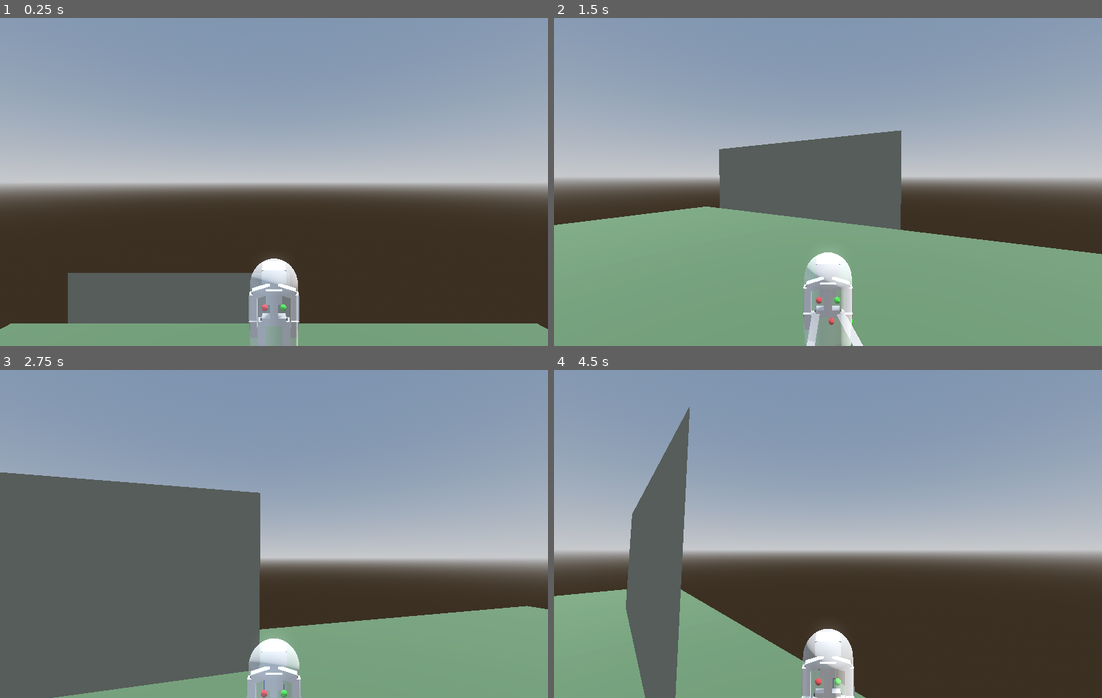
Above: before the commit, frames 1-4 (two rows, left to right).
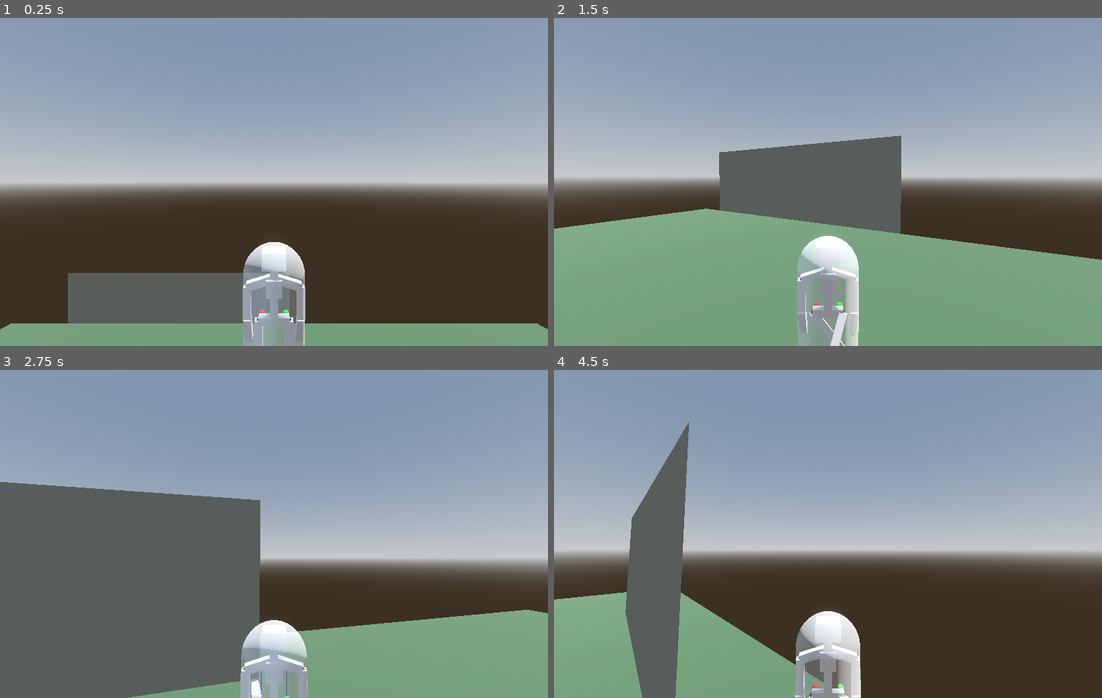
Above: after the commit, the same moments.

Repository: marcolatellafrias/character-parametric
Game: Godot game, scene res://Scenes/Demo.tscn
Two runs of this game, one before a commit and one after it. Both use one fixed random seed, a clock stepped at 60 frames per second and the inputs below.
Inputs (mouse positions are in pixels of both pictures, inside the frame that each line leads up to):
- Up to frame 1 (0.25 s): no input
- Up to frame 2 (1.5 s): move the mouse to (855, 182) at 0.52 s; hold E 0.53-1.28 s; hold W (move_forward) from 0.53 s (still down); tap Space (jump) at 0.77 s; move the mouse to (800, 182) at 1.27 s; tap Q at 1.35 s
- Up to frame 3 (2.75 s): keep holding W (move_forward); tap Space (jump) at 1.52 s; move the mouse to (284, 527) at 2.02 s; hold E from 2.03 s (still down)
- Up to frame 4 (4.5 s): keep holding W (move_forward); move the mouse to (822, 540) at 2.77 s; release E at 2.78 s; tap Q at 2.85, 4.35 s; tap Space (jump) at 3.02, 3.77 s; move the mouse to (866, 537) at 3.52 s; hold E 3.53-4.28 s; move the mouse to (784, 530) at 4.27 s

The runs differ from the first frame. In frame 1, 2.2% of the frame differs, in the area x 44-56%, y 68-100%; in frame 2, 4.0%; in frame 3, 4.8%, in the area x 0-100%, y 31-100%; in frame 4, 3.0%.

Commit message:
Descripción del cambio (por ejemplo: agregar animación de salto)

Diff:
--- a/scripts/bone_instantiator.gd
+++ b/scripts/bone_instantiator.gd
@@ -1,7 +1,7 @@
 extends Node3D
 
 #ALTURA DEL PERSONAJE
-@export var feet_to_head_height := 1.4: #This excludes arms and horizontal bones,
+@export var feet_to_head_height := 1.8: #This excludes arms and horizontal bones,
 	set(value):
 		feet_to_head_height = value
 		initialize_skeleton()
--- a/scripts/ik_util.gd
+++ b/scripts/ik_util.gd
@@ -70,13 +70,77 @@
 static var _last_step_leg_id: int = -1  # usamos instance_id() del current_target
 
 # --- IK update con arbitraje por frame + alternancia -------------
+# --- NUEVO: helpers para medir por pierna y arbitrar por distancia ---
+
+static func _store_leg_measure(target: Node3D, dist2: float, wants_step: bool, next_pos: Vector3) -> void:
+	var frame := Engine.get_physics_frames()
+	target.set_meta("_ik_frame", frame)
+	target.set_meta("_ik_dist2", dist2)
+	target.set_meta("_ik_wants", wants_step)
+	target.set_meta("_ik_next_pos", next_pos)
+
+static func _fresh_measure(target: Node3D) -> bool:
+	return target.has_meta("_ik_frame") and int(target.get_meta("_ik_frame")) == Engine.get_physics_frames()
+
+static func _try_start_farther_leg(
+	a: Node3D, b: Node3D,
+	step_height: float, step_speed: float,
+	step_cooldown: float, alternate: bool
+) -> void:
+	# 1) Reglas globales: solo una pierna a la vez + cooldown + 1 inicio por frame
+	if _is_stepping(a) or _is_stepping(b):
+		return
+	var frame := Engine.get_physics_frames()
+	if frame == _last_step_frame:
+		return
+	var now := Time.get_ticks_msec() / 1000.0
+	if _last_step_time >= 0.0 and (now - _last_step_time) < step_cooldown:
+		return
+
+	# 2) Necesitamos que AMBAS piernas hayan medido en este frame
+	if not _fresh_measure(a) or not _fresh_measure(b):
+		return
+
+	var wa := bool(a.get_meta("_ik_wants"))
+	var wb := bool(b.get_meta("_ik_wants"))
+	if not wa and not wb:
+		return
+
+	var chosen := a
+	if wa and not wb:
+		chosen = a
+	elif wb and not wa:
+		chosen = b
+	else:
+		var da := float(a.get_meta("_ik_dist2"))
+		var db := float(b.get_meta("_ik_dist2"))
+		var eps := 1e-6
+		if db > da + eps:
+			chosen = b
+		elif abs(da - db) <= eps and alternate and _last_step_leg_id == chosen.get_instance_id():
+			# desempate opcional: alternar si quedaron casi iguales
+			chosen = b if (chosen == a) else a
+
+	var start_pos: Vector3 = chosen.global_position
+	var target_pos: Vector3 = chosen.get_meta("_ik_next_pos")
+	var dist := start_pos.distance_to(target_pos)
+	var duration : float = clamp(dist / step_speed, 0.06, 0.25)
+
+	_register_step(chosen)
+	_tween_foot_to(chosen, start_pos, target_pos, duration, step_height)
+
+static func _register_step(current_target: Node3D) -> void:
+	_last_step_time = Time.get_ticks_msec() / 1000.0
+	_last_step_frame = Engine.get_physics_frames()
+	_last_step_leg_id = current_target.get_instance_id()
+
+# --- Reemplazo de tu update_ik_raycast (solo cambió el “arranque del paso”) ---
 static func update_ik_raycast(
 	raycast: RayCast3D, next_target: Node3D, current_target: Node3D,
 	upper_leg: CustomBone, lower_leg: CustomBone, pole: Node3D,
 	opposite_target: Node3D, step_radius: float, step_height: float, step_speed: float,
-	# knobs nuevos (opcionales)
 	step_cooldown: float = 0.01,           # seg mínimos entre inicios de pasos
-	alternate: bool = true                 # alternar prioridad entre piernas
+	alternate: bool = false                # alternar prioridad entre piernas (solo para empates)
 ) -> Node3D:
 	raycast.force_raycast_update()
 
@@ -92,50 +156,25 @@
 
 		var wants_step := dist2 > (step_radius * step_radius)
 
-		if wants_step and _can_start_step(current_target, opposite_target, step_cooldown, alternate):
-			var dist: float = current_target.global_position.distance_to(next_target.global_position)
-			var duration: float = clamp(dist / step_speed, 0.06, 0.25)
-
-			_register_step(current_target) # registra arbitraje (frame/tiempo/leg)
-
-			_tween_foot_to(current_target, current_target.global_position, collision_point, duration, step_height)
+		# 👉 Guardamos la "propuesta" de esta pierna para arbitrar más tarde en el mismo frame
+		_store_leg_measure(current_target, dist2, wants_step, collision_point)
 
 	else:
+		# Si no hay colisión, marcamos que esta pierna NO quiere paso en este frame,
+		# pero igual guardamos datos frescos para que el árbitro pueda decidir.
+		_store_leg_measure(current_target, 0.0, false, next_target.global_position)
+
 		# Snap solo si no estamos en medio del paso
 		if not _is_stepping(current_target):
 			_tween_foot_to(current_target, current_target.global_position, next_target.global_position, 0.0, step_height)
 
+	# 👉 Intentamos iniciar UN paso (como mucho) eligiendo la pierna más "atrasada"
+	#    Este llamado puede ocurrir dos veces por frame (una por pierna),
+	#    pero solo el segundo tendrá ambas mediciones frescas y disparará, a lo sumo, un paso.
+	_try_start_farther_leg(current_target, opposite_target, step_height, step_speed, step_cooldown, alternate)
+
 	solve_leg_ik(upper_leg, lower_leg, current_target.global_position, pole.global_position)
 	return current_target
-
-
-# --- Helpers de arbitraje ---
-static func _can_start_step(current_target: Node3D, opposite_target: Node3D, step_cooldown: float, alternate: bool) -> bool:
-	# Si cualquiera está pisando, no arranques otro
-	if _is_stepping(current_target) or _is_stepping(opposite_target):
-		return false
-
-	# Solo un inicio de paso por frame de física (evita doble disparo por orden de update)
-	var frame := Engine.get_physics_frames()
-	if frame == _last_step_frame:
-		return false
-
-	# Respetar cooldown mínimo global (ritmo más parejo)
-	var now := Time.get_ticks_msec() / 1000.0
-	if _last_step_time >= 0.0 and (now - _last_step_time) < step_cooldown:
-		return false
-
-	# Alternar prioridad: si la última pierna que inició fue esta misma, cedé el turno
-	if alternate and _last_step_leg_id == current_target.get_instance_id():
-		return false
-
-	return true
-
-
-static func _register_step(current_target: Node3D) -> void:
-	_last_step_time = Time.get_ticks_msec() / 1000.0
-	_last_step_frame = Engine.get_physics_frames()
-	_last_step_leg_id = current_target.get_instance_id()
 
 
 static func _tween_foot_to(node: Node3D, from_pos: Vector3, to_pos: Vector3, duration: float, step_height: float) -> void:
@@ -181,112 +220,3 @@
 
 static func _mark_stepping(n: Node, stepping: bool) -> void:
 	n.set_meta("stepping", stepping)
-
-
-# ---------------- BIPED IK ARBITER ----------------
-# Call this once per physics frame.
-# Notes:
-# - Left/Right "current" are your planted foot targets (the tweened ones).
-# - Left/Right "next" are the instantaneous raycast hits you already compute.
-# - `solve_leg_ik` is your solver. `_tween_foot_to` / _is_stepping are the ones you posted.
-
-static func update_biped_center_gate(
-	char: CharacterBody3D,
-	left_raycast: RayCast3D, left_next: Node3D, left_current: Node3D,
-	right_raycast: RayCast3D, right_next: Node3D, right_current: Node3D,
-	upperL: CustomBone, lowerL: CustomBone, poleL: Node3D,
-	upperR: CustomBone, lowerR: CustomBone, poleR: Node3D,
-	avg_start_radius: float,         # when avg(feet) is farther than this -> request a step
-	avg_release_radius: float,       # when avg(feet) comes back within this -> release the gate (hysteresis)
-	per_foot_trigger_radius: float,  # foot must be at least this far from its next hit to justify stepping
-	step_height: float,
-	step_speed: float,
-	cooldown_s: float = 0.08
-) -> void:
-	# 1) Update both raycasts -> next targets
-	left_raycast.force_raycast_update()
-	right_raycast.force_raycast_update()
-
-	if left_raycast.is_colliding():
-		left_next.global_position = left_raycast.get_collision_point()
-	if right_raycast.is_colliding():
-		right_next.global_position = right_raycast.get_collision_point()
-
-
-
-	var body_xz := xz(char.global_position)
-	var lc_xz   := xz(left_current.global_position)
-	var rc_xz   := xz(right_current.global_position)
-	var ln_xz   := xz(left_next.global_position)
-	var rn_xz   := xz(right_next.global_position)
-
-	# Center of planted feet
-	var center_xz := (lc_xz + rc_xz) * 0.5
-	var center_dev := center_xz.distance_to(body_xz)
-
-	# 3) Hysteresis gate stored on the character
-	var gate_active := bool(char.get_meta("avg_gate_active")) if char.has_meta("avg_gate_active") else false
-	if not gate_active and center_dev > avg_start_radius:
-		gate_active = true
-	elif gate_active and center_dev < avg_release_radius:
-		gate_active = false
-	char.set_meta("avg_gate_active", gate_active)
-
-	# 4) Simple global cooldown so steps don't chain too tightly
-	var now_frames := Engine.get_physics_frames()
-	var tps := float(Engine.get_physics_ticks_per_second())
-	var cd_frames := int(ceil(cooldown_s * tps))
-	var next_ok_frame := int(char.get_meta("next_step_ok_frame")) if char.has_meta("next_step_ok_frame") else 0
-	var cooldown_ok := now_frames >= next_ok_frame
-
-	# 5) Decide if we should step and which foot
-	var left_stepping := _is_stepping(left_current)
-	var right_stepping := _is_stepping(right_current)
-
-	if gate_active and cooldown_ok and not left_stepping and not right_stepping:
-		# distances of each planted foot to the body
-		var dl := lc_xz.distance_to(body_xz)
-		var dr := rc_xz.distance_to(body_xz)
-
-		# also require that the selected foot has a meaningful delta to its next target
-		var left_move_dist  := lc_xz.distance_to(ln_xz)
-		var right_move_dist := rc_xz.distance_to(rn_xz)
-
-		var pick_left := false
-		if dl > dr:
-			pick_left = left_move_dist > per_foot_trigger_radius
-		else:
-			pick_left = false
-			if right_move_dist <= per_foot_trigger_radius and left_move_dist > per_foot_trigger_radius:
-				pick_left = true
-
-		if pick_left or right_move_dist <= per_foot_trigger_radius:
-			# If both small, do nothing this frame (prevents micro steps)
-			pass
-		else:
-			# 6) Launch the step tween for the chosen foot
-			if pick_left:
-				var dist := left_current.global_position.distance_to(left_next.global_position)
-				var dur : float = clamp(dist / step_speed, 0.06, 0.25)
-				_tween_foot_to(left_current, left_current.global_position, left_next.global_position, dur, step_height)
-				char.set_meta("next_step_ok_frame", now_frames + cd_frames)
-				char.set_meta("last_stepped", "L")
-			else:
-				var dist := right_current.global_position.distance_to(right_next.global_position)
-				var dur : float = clamp(dist / step_speed, 0.06, 0.25)
-				_tween_foot_to(right_current, right_current.global_position, right_next.global_position, dur, step_height)
-				char.set_meta("next_step_ok_frame", now_frames + cd_frames)
-				char.set_meta("last_stepped", "R")
-
-	# 7) If a raycast loses ground, snap only when not mid-step (your behavior)
-	if not left_raycast.is_colliding() and not _is_stepping(left_current):
-		_tween_foot_to(left_current, left_current.global_position, left_next.global_position, 0.0, step_height)
-	if not right_raycast.is_colliding() and not _is_stepping(right_current):
-		_tween_foot_to(right_current, right_current.global_position, right_next.global_position, 0.0, step_height)
-
-	# 8) Solve IK for both legs to the *planted* targets
-	solve_leg_ik(upperL, lowerL, left_current.global_position, poleL.global_position)
-	solve_leg_ik(upperR, lowerR, right_current.global_position, poleR.global_position)
-
-		# 2) Compute XZ helpers
-static func xz(v: Vector3) -> Vector2: return Vector2(v.x, v.z)
